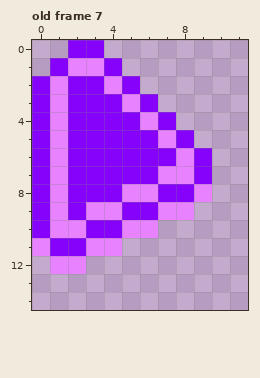
Pixel-art file: sprite/link.aseprite. Above, as it was before the edit.
16x16 pixels, 7 frames. Shown: old frame 7: x 0..11, y 0..14. The commit also changed other frames, which this record leaves out.
After the commit:
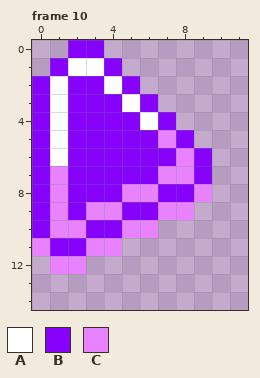
Palette (. is transparent): A #ffffff  B #8602fb  C #e882ff
A new or re-ordered frame is compared with the old frame closest to it.
Message: feat: enhance link select animation
The exact change:
frames 7 -> 14
--- frame 10 is new; against old frame 7
@@ x 0..11 @@
  0 ..BB........
- 1 .BCCB.......
- 2 BCBBCB......
- 3 BCBBBCB.....
- 4 BCBBBBCB....
- 5 BCBBBBBCB...
- 6 BCBBBBBBCB..
+ 1 .BAAB.......
+ 2 BABBAB......
+ 3 BABBBAB.....
+ 4 BABBBBAB....
+ 5 BABBBBBCB...
+ 6 BABBBBBBCB..
  7 BCBBBBBCCB..
Changed places in both pictures, as pixel boxes (x1, y1, x2, y2):
changed: (50, 58, 158, 166)
